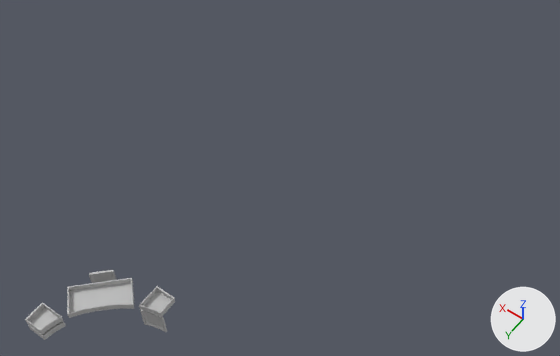
Renders of the FBX model Assets/04_Models/Bureau/Tiroirs_Bureau.fbx from each side of a commit.
One viewpoint serves both versions: a 50 mm lens placed at (-11.5, 3.58, 13.1), pointed at (-5.79, -4.42, 0.52). Arrows for +X, +Y and +Z are at lower right; the lights stay in place. Where no turn or scale is listed for an object, it has been applied to the vertices.

The first picture shows 'Grand_Tiroir_Bureau', 'Porte_Bureau_Coin', 'Porte_Fond_Bureau', 'Tiroir_Petit_Bureau_1', 'Tiroir_Petit_Bureau_2', 'Tiroir_Petit_Pied_1'.
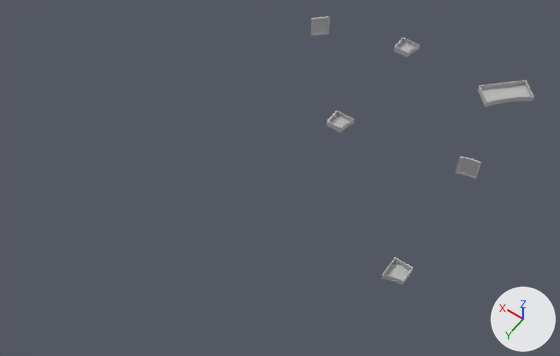
What differs and where, as boxes (x1, y1, x2, y2) in the pictures (560 x 356 px):
'Grand_Tiroir_Bureau', moved
    before: (67, 278, 134, 318)
    after: (478, 80, 534, 107)
'Tiroir_Petit_Bureau_2', moved
    before: (139, 286, 175, 317)
    after: (382, 257, 413, 285)
'Tiroir_Petit_Bureau_1', moved
    before: (25, 302, 64, 334)
    after: (394, 37, 420, 57)
'Porte_Bureau_Coin', moved
    before: (140, 310, 167, 332)
    after: (455, 156, 481, 179)
'Porte_Fond_Bureau', moved
    before: (89, 270, 117, 283)
    after: (311, 16, 330, 36)
'Tiroir_Petit_Pied_1', moved
    before: (28, 321, 66, 340)
    after: (326, 110, 354, 132)

Diff of the bpy script that builds the scene:
```diff
--- a/Assets/04_Models/Bureau/Tiroirs_Bureau.fbx.py
+++ b/Assets/04_Models/Bureau/Tiroirs_Bureau.fbx.py
@@ ob_tiroir_petit_pied_1 @@
 ob_tiroir_petit_pied_1 = bpy.data.objects.new('Tiroir_Petit_Pied_1', me_mesh_005)
-ob_tiroir_petit_pied_1.location = (-4.65, 0.54, 0.56)
+ob_tiroir_petit_pied_1.location = (-6.0, -7.0, 0.0)
@@ ob_tiroir_petit_bureau_2 @@
 ob_tiroir_petit_bureau_2 = bpy.data.objects.new('Tiroir_Petit_Bureau_2', me_mesh_002)
-ob_tiroir_petit_bureau_2.location = (-6.01, -0.52, 0.77)
+ob_tiroir_petit_bureau_2.location = (-9.0, -4.0, 0.0)
@@ ob_tiroir_petit_bureau_1 @@
 ob_tiroir_petit_bureau_1 = bpy.data.objects.new('Tiroir_Petit_Bureau_1', me_mesh_004)
-ob_tiroir_petit_bureau_1.location = (-4.65, 0.54, 0.77)
+ob_tiroir_petit_bureau_1.location = (-6.0, -10.0, 0.0)
@@ ob_grand_tiroir_bureau @@
 ob_grand_tiroir_bureau = bpy.data.objects.new('Grand_Tiroir_Bureau', me_mesh_003)
-ob_grand_tiroir_bureau.location = (-5.51, -0.36, 0.77)
+ob_grand_tiroir_bureau.location = (-9.0, -10.0, 0.0)
@@ ob_porte_bureau_coin @@
 ob_porte_bureau_coin = bpy.data.objects.new('Porte_Bureau_Coin', me_mesh)
-ob_porte_bureau_coin.location = (-6.02, -0.52, 0.0)
+ob_porte_bureau_coin.location = (-9.0, -7.0, 0.0)
@@ ob_porte_fond_bureau @@
 ob_porte_fond_bureau = bpy.data.objects.new('Porte_Fond_Bureau', me_mesh_001)
-ob_porte_fond_bureau.location = (-4.65, -0.73, 0.0)
+ob_porte_fond_bureau.location = (-4.0, -9.0, 0.0)
```
